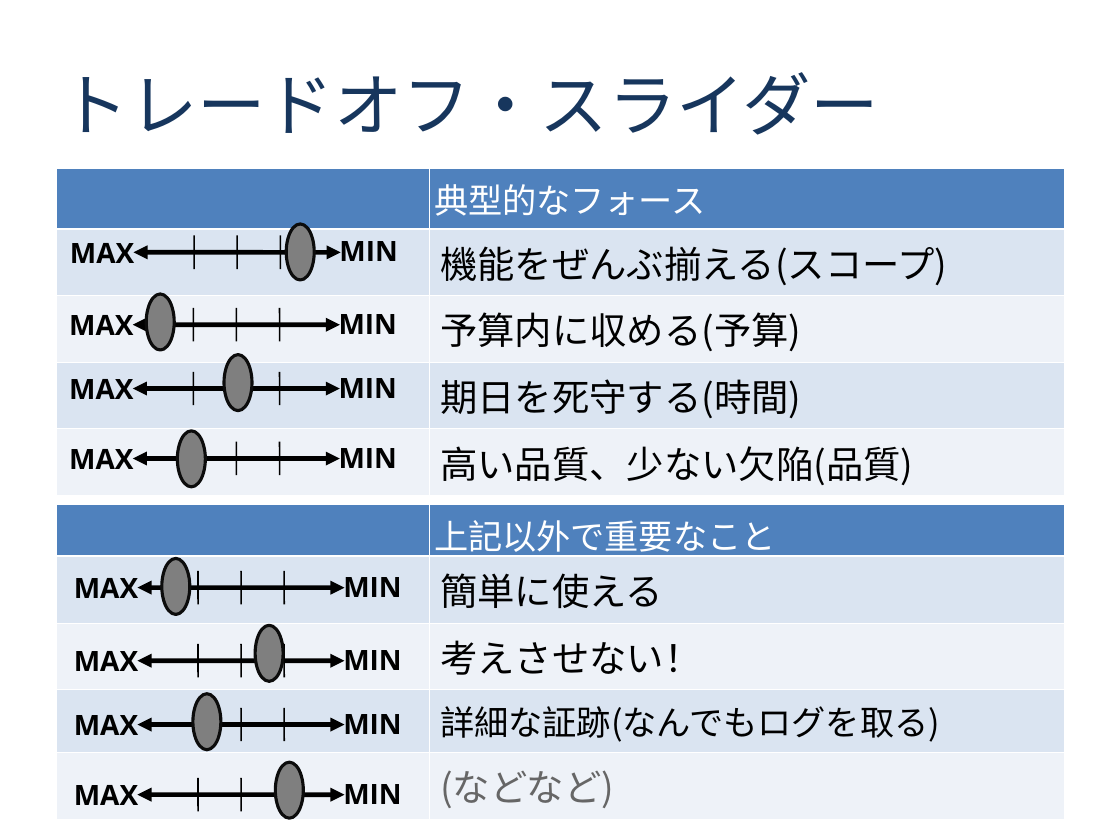
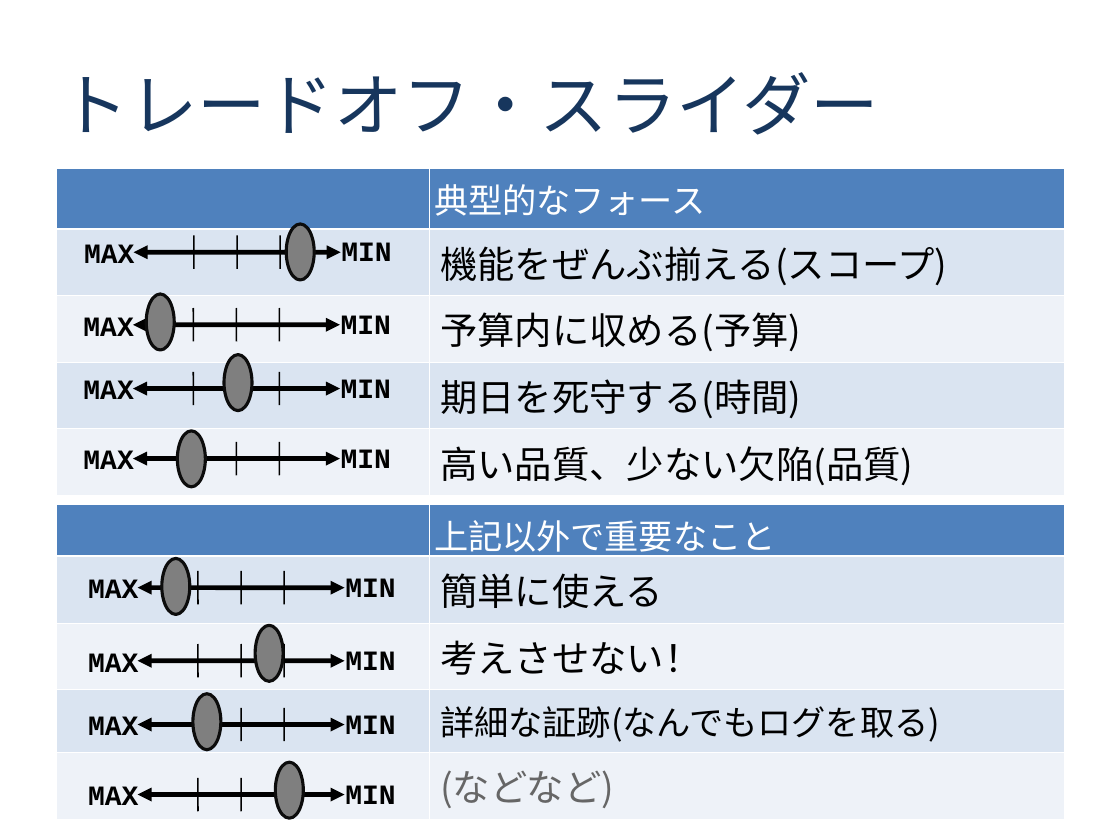
Before and after one commit to agile-samurai-ja/support, a slide deck: slide 12 of blank-inception-deck/blank-inception-deck1-ja.ppt. Drawn at 1120x840 pixels with LibreOffice and Linux fonts; fonts in the diff are those of the drawing; grey boxes stand for pictures. Boxes give left, top, right and bottom in pixels: in the first picture for what was removed or moved away, otherwise in the second. Text is boxed around its words. In the diff, an @@ line names an element or a change of style, - is before the commit and + after.

```diff
--- a/blank-inception-deck/blank-inception-deck1-ja.ppt
+++ b/blank-inception-deck/blank-inception-deck1-ja.ppt
@@ text "MAX": place and size @@
-text "MAX" at (70, 243, 134, 263)
+text "MAX" at (84, 244, 134, 263)
@@ text "MAX": place and size @@
-text "MAX" at (69, 315, 133, 335)
+text "MAX" at (83, 317, 133, 336)
@@ text "MAX": place and size @@
-text "MAX" at (69, 379, 133, 399)
+text "MAX" at (83, 380, 133, 399)
@@ text "MAX": place and size @@
-text "MAX" at (69, 449, 133, 469)
+text "MAX" at (83, 450, 133, 469)
@@ text "MAX": place and size @@
-text "MAX" at (74, 578, 138, 598)
+text "MAX" at (88, 579, 138, 598)
@@ text "MAX": place and size @@
-text "MAX" at (74, 651, 138, 671)
+text "MAX" at (88, 653, 138, 672)
@@ text "MAX": place and size @@
-text "MAX" at (74, 715, 138, 735)
+text "MAX" at (88, 716, 138, 735)
@@ font Open Sans to Courier New in 16 elements at (341, 242, 391, 261), (341, 315, 391, 334), (341, 379, 391, 398), (341, 449, 391, 468), (345, 578, 395, 597), (345, 651, 395, 670), (345, 715, 395, 734), (345, 785, 395, 804), (83, 317, 133, 336), (83, 380, 133, 399), (83, 450, 133, 469), (84, 244, 134, 263), (88, 579, 138, 598), (88, 653, 138, 672), (88, 716, 138, 735), (88, 786, 138, 805) @@
@@ text "MAX": place and size @@
-text "MAX" at (74, 785, 138, 805)
+text "MAX" at (88, 786, 138, 805)
```
Also in this commit, not shown: 4 other slides changed, 2 other files.
